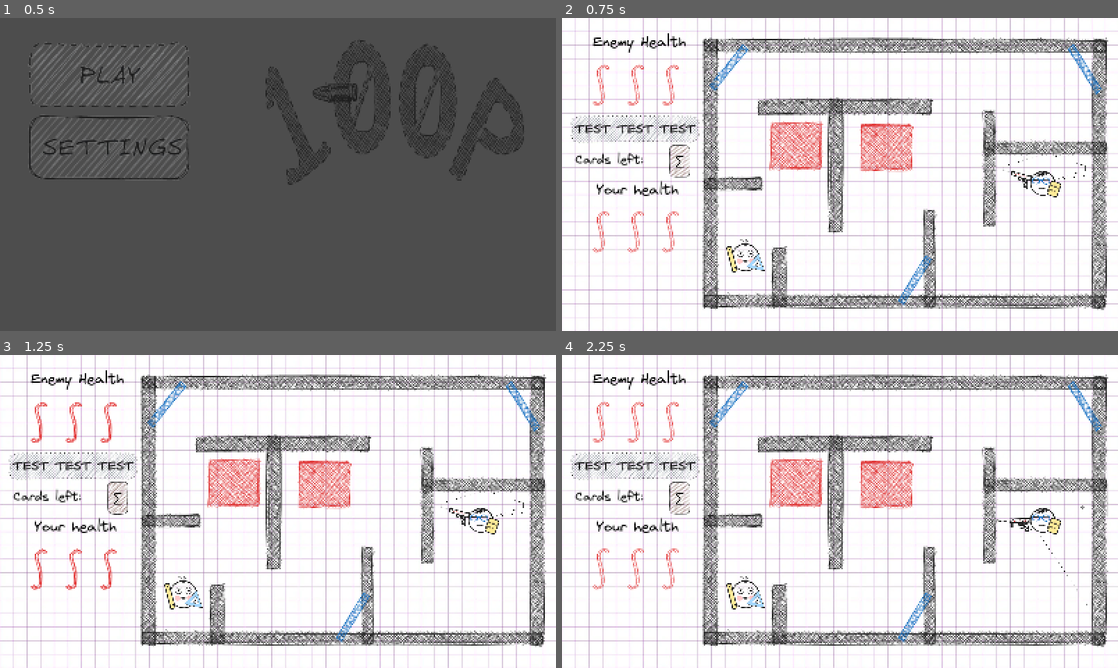
Above: before the commit, frames 1-4 (two rows, left to right).
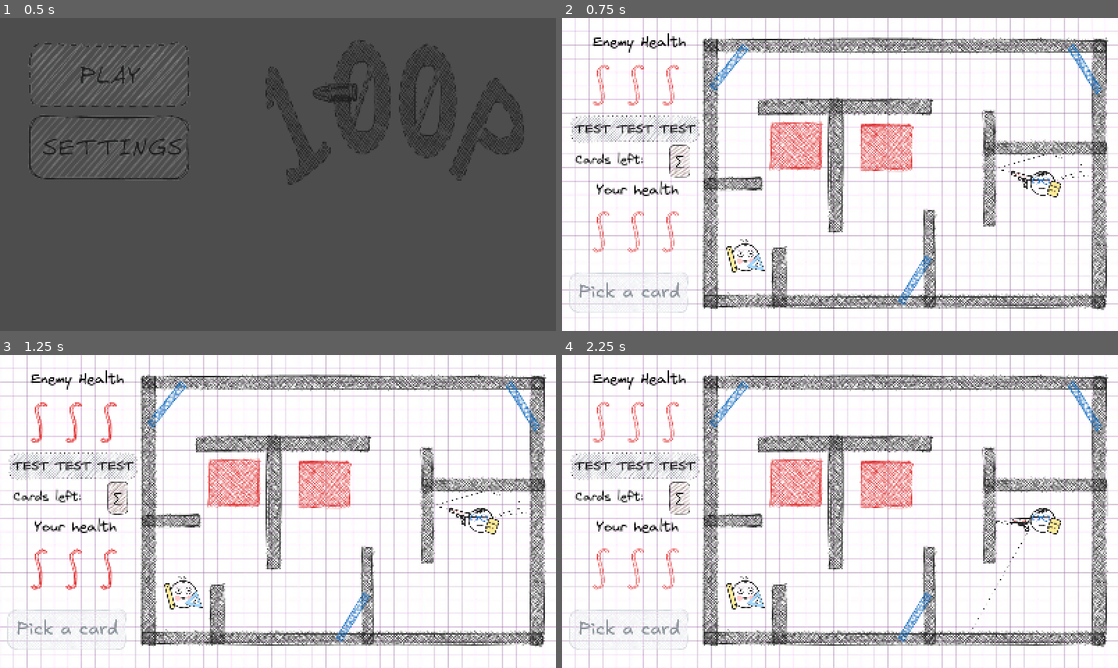
Above: after the commit, the same moments.

Repository: RebellionDevs/100P
Game: Godot game, scene res://scenes/main_menu.tscn
Same seed, same stepped clock (60 frames per second), same inputs: the game is played once before the commit and once after it.
Inputs (mouse positions are in pixels of both pictures, inside the frame that each line leads up to):
- Up to frame 1 (0.5 s): no input
- Up to frame 2 (0.75 s): click (673, 74) at 0.5 s
- Up to frame 3 (1.25 s): no input
- Up to frame 4 (2.25 s): tap Enter at 1.25 s; move the mouse to (962, 495) at 1.27 s; click (962, 495) at 1.42 s; move the mouse to (728, 527) at 2.02 s; click (728, 527) at 2.17 s

Frame 1 is identical in both runs. In frame 2, 0.4% of the frame differs, in the area x 1-95%, y 43-95%; in frame 3, 0.4%; in frame 4, 0.5%, in the area x 1-95%, y 48-95%.

Commit message:
feat: add pick-card-button

Diff:
--- a/scenes/game.tscn
+++ b/scenes/game.tscn
@@ -12,6 +12,10 @@
 [ext_resource type="Texture2D" uid="uid://xgstx3b6tlbq" path="res://assets/sprites/card_icon.png" id="10_vtaks"]
 [ext_resource type="Script" uid="uid://bdhbnwmnpyok2" path="res://scripts/texture_rect.gd" id="11_kvpfn"]
 [ext_resource type="Texture2D" uid="uid://drfm7g5ccxcv4" path="res://assets/sprites/card_icon_2.png" id="12_dinhu"]
+[ext_resource type="Script" uid="uid://c3n628y51lfp0" path="res://scripts/card_select_button.gd" id="13_kvuet"]
+[ext_resource type="Texture2D" uid="uid://c5016t0wy72gi" path="res://assets/sprites/pick_card_button_inactive.png" id="14_rysoc"]
+[ext_resource type="Texture2D" uid="uid://cam2wb4g41pey" path="res://assets/sprites/pick_card_button_active.png" id="15_ssvqc"]
+[ext_resource type="Texture2D" uid="uid://ceougp2ab1fcq" path="res://assets/sprites/pick_card_button_active_2.png" id="16_264po"]
 
 [node name="Game" type="Node2D" unique_id=1915535653]
 script = ExtResource("1_yqjtg")
@@ -108,3 +112,14 @@
 texture = ExtResource("10_vtaks")
 script = ExtResource("11_kvpfn")
 frames = Array[Texture2D]([ExtResource("10_vtaks"), ExtResource("12_dinhu")])
+
+[node name="CardSelectButton" type="TextureButton" parent="UI" unique_id=389606185]
+offset_left = 7.0
+offset_top = 717.0
+offset_right = 47.0
+offset_bottom = 757.0
+scale = Vector2(1.5, 1.5)
+script = ExtResource("13_kvuet")
+inactive_texture = ExtResource("14_rysoc")
+normal_frames = Array[Texture2D]([ExtResource("15_ssvqc"), ExtResource("16_264po")])
+metadata/_custom_type_script = "uid://cgese1cmjyqv"
--- a/scenes/player.tscn
+++ b/scenes/player.tscn
@@ -35,6 +35,9 @@
 
 [node name="TrajectoryLine" type="Line2D" parent="." unique_id=725570398]
 points = PackedVector2Array(-2.0703125, -0.0625)
-width = 0.5
+width = 0.6
 texture = ExtResource("5_qlg0r")
 texture_mode = 2
+joint_mode = 1
+begin_cap_mode = 2
+end_cap_mode = 2
--- /dev/null
+++ b/scripts/card_select_button.gd
@@ -0,0 +1,16 @@
+class_name CardSelectButton
+extends AnimatedTextureButton
+
+@export var inactive_texture: Texture2D
+
+func _process(delta: float) -> void:
+	var is_active = (GameManager.current_state == GameManager.State.WAITING_FOR_CARD)
+
+	disabled = not is_active
+
+	if not is_active:
+		if inactive_texture:
+			texture_normal = inactive_texture
+		return
+
+	super._process(delta)
--- a/scripts/player.gd
+++ b/scripts/player.gd
@@ -2,7 +2,7 @@
 extends Node2D
 
 @export var bullet_scene: PackedScene
-@export var shoot_speed: float = 700.0
+@export var shoot_speed: float = 1700.0
 @export var max_prediction: int = 5
 
 @onready var gun_pivot: Node2D = $GunPivot
@@ -64,6 +64,7 @@
 		return
 
 	var bullet = bullet_scene.instantiate() as CharacterBody2D
+	bullet.add_to_group("player_bullet")
 	if not bullet:
 		return
 
Binary file added: assets/sprites/pick_card_button_active.png
Not shown, added: assets/sprites/pick_card_button_active.png.import
Binary file added: assets/sprites/pick_card_button_active_2.png
Not shown, added: assets/sprites/pick_card_button_active_2.png.import
Binary file added: assets/sprites/pick_card_button_hover.png
Not shown, added: assets/sprites/pick_card_button_hover.png.import
Binary file added: assets/sprites/pick_card_button_inactive.png
Not shown, added: assets/sprites/pick_card_button_inactive.png.import
Not shown, added: scripts/card_select_button.gd.uid
